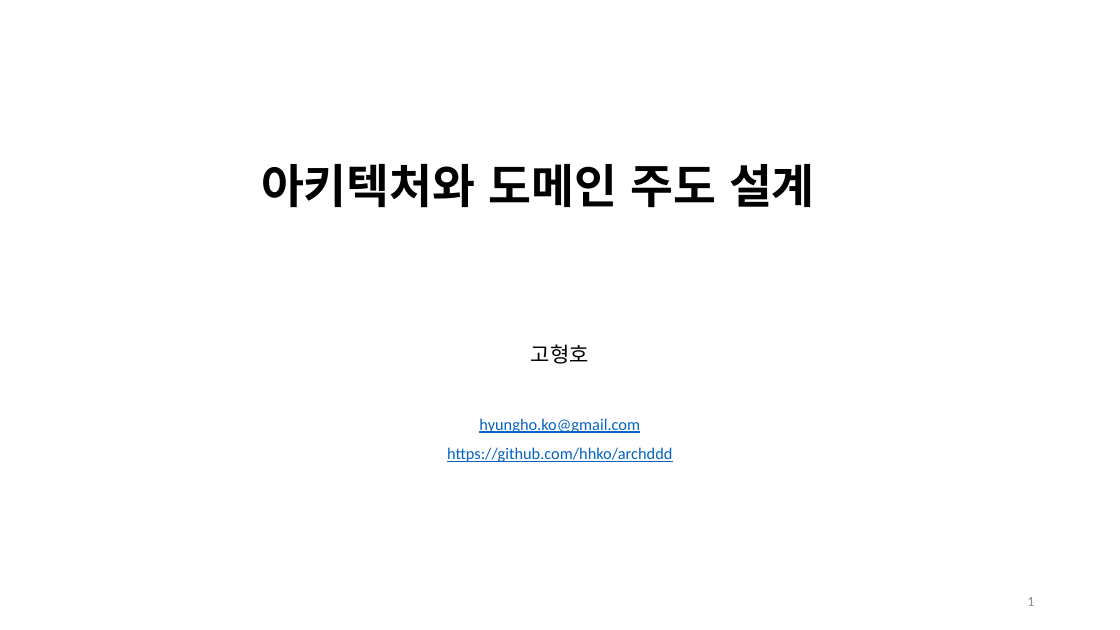
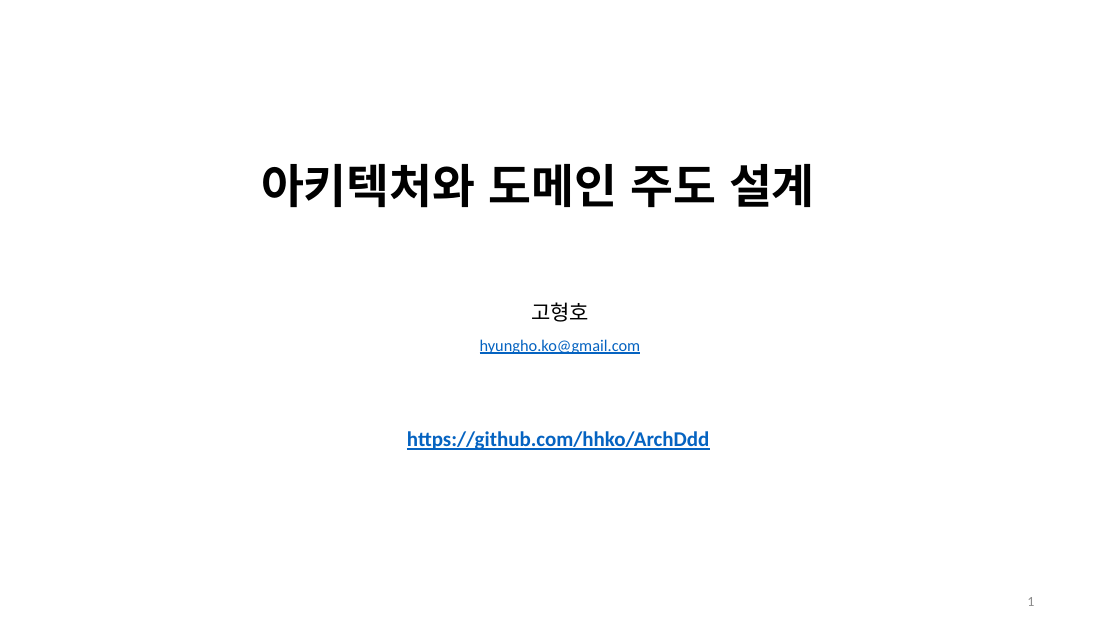
Before and after one commit to hhko/ArchDdd, a slide deck: slide 1 of README.pptx. Drawn at 1120x630 pixels with LibreOffice and Linux fonts; fonts in the diff are those of the drawing. Boxes give left, top, right and bottom in pixels: in the first picture for what was removed or moved away, otherwise in the second. Text is boxed around its words. In the diff, an @@ line names an element or a change of style, - is before the commit and + after.

```diff
--- a/README.pptx
+++ b/README.pptx
@@ text "고형호": place and size @@
-text "고형호" at <box>447,344,672,462</box>
+text "고형호" at <box>480,302,641,354</box>
@@ text added at <box>407,431,709,450</box>, 18 pt, text #0563C1, bold, underline @@
+https://github.com/hhko/ArchDdd
@@ text at <box>447,447,672,462</box>: paragraph removed @@
-https://github.com/hhko/archddd
```
Also in this commit, not shown: 20 other slides changed, 2 slides added, 3 other files.
